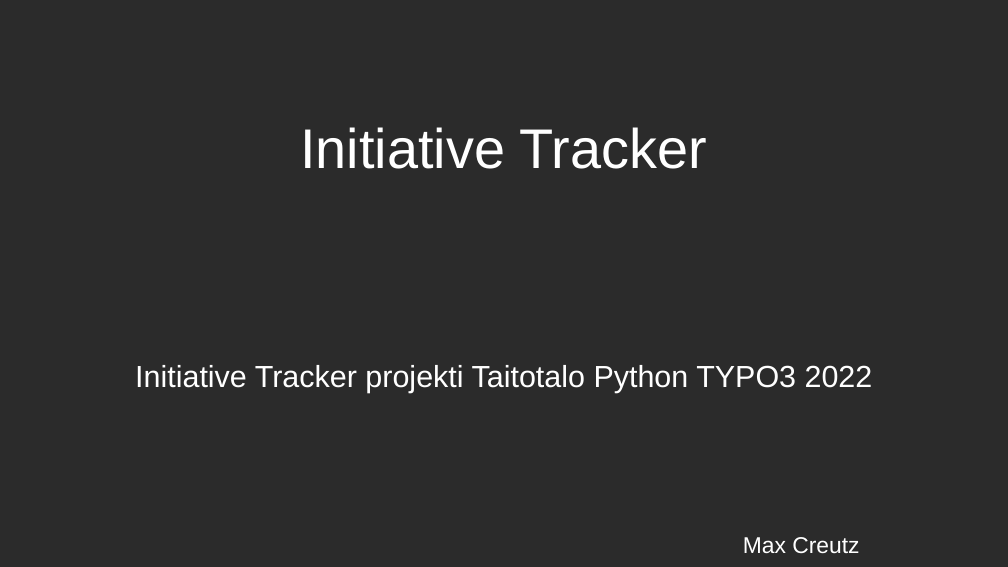
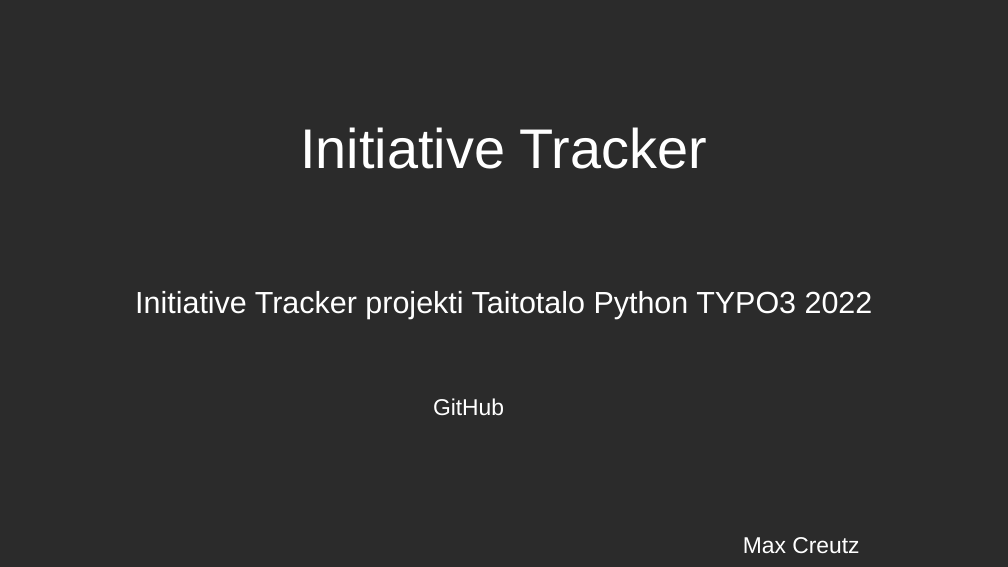
Before and after one commit to Huaptlo/Initiative-tracker, a slide deck: slide 1 of Projektin dokumentointi/Initiative Tracker Esitys.odp. Drawn at 1008x567 pixels with LibreOffice and Linux fonts; fonts in the diff are those of the drawing; background and template pictures are left out; a plain dark background stands for a picture behind light text. Boxes give left, top, right and bottom in pixels: in the first picture for what was removed or moved away, otherwise in the second. Text is boxed around its words. In the diff, an @@ line names an element or a change of style, - is before the commit and + after.

```diff
--- a/Projektin dokumentointi/Initiative Tracker Esitys.odp
+++ b/Projektin dokumentointi/Initiative Tracker Esitys.odp
@@ subtitle "Initiative Tracker projekti Taitotalo Python ...": place and size @@
-subtitle "Initiative Tracker projekti Taitotalo Python ..." at (135, 365, 873, 393)
+subtitle "Initiative Tracker projekti Taitotalo Python ..." at (135, 291, 873, 319)
@@ text added at (433, 398, 504, 416), 18 pt, text #FFFFFF @@
+GitHub
```
